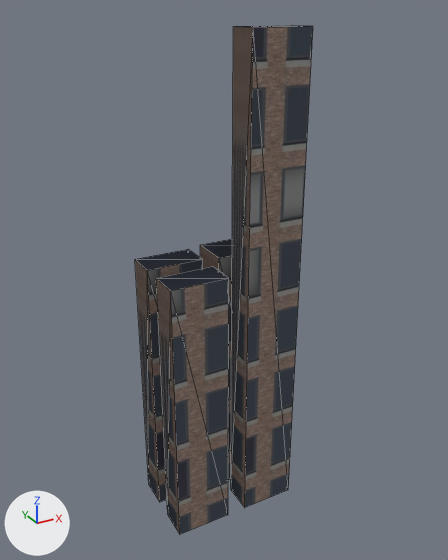
The glTF model assets/models/city_block_12345_6_11.glb as it was, and as the next commit left it.
Before and after are seen from a 50 mm camera at (-7.52, -14.07, 14.41) aimed at (0.28, 0.12, 7.32). Every picture has the same lights, and +X, +Y and +Z are marked at lower left. The older version comes first. Mesh edges are drawn as thin lines. Vertices at exactly the same position are counted once.

In view in the first picture: 'block_11'.
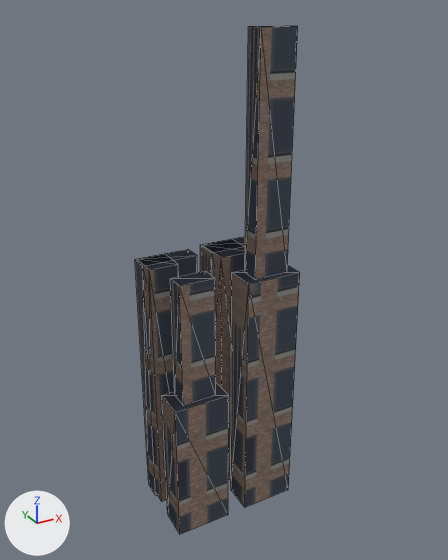
Where the change shows, as pixel boxes (x1, y1, x2, y2) in the pictures (448 x 560 px; the box of a moved part takes in the faces that stretch with it):
'block_11', reshaped (7% narrower): before (135, 26, 313, 534); after (135, 26, 300, 534)
part 1 of me_block_11, added: after (139, 254, 179, 502)
part 2 of me_block_11, added: after (170, 271, 216, 405)
part 3 of me_block_11, added: after (202, 239, 245, 480)
part 4 of me_block_11, added: after (245, 26, 298, 280)
part 5 of me_block_11, moved or reshaped: before (135, 26, 313, 513); after (135, 237, 300, 513)
part 6 of me_block_11, surface changed: before (135, 247, 219, 502); after (135, 247, 212, 496)

The change, as a list of edits to the scene's bpy script:
```text
Change me_block_11:
    used by ob_block_11; location = (0.0, 0.0, 0.0)
    remove me_block_11.from_pydata(...)  # 32 vertices, 48 faces; spans x -1.95..2.1, y -1.2..1.35, z 0.0..14.0
    add me_block_11.from_pydata(...)  # 64 vertices, 96 faces; spans x -1.95..2.1, y -1.2..1.35, z 0.0..14.0
    me_block_11 part 1: a new loose piece, a box spanning x -1.89..-1.04, y 0.3..1.2, z 0.0..8.0, in mat_tier1 (picture img_image_0)
    me_block_11 part 2: a new loose piece, a box spanning x -1.64..-0.61, y -1.03..-0.47, z 4.4..8.0, in mat_tier1_001 (picture img_image_0)
    me_block_11 part 3: a new loose piece, a box spanning x 0.21..1.22, y 0.15..1.35, z 0.0..8.0, in mat_tier1_002 (picture img_image_0)
    me_block_11 part 4: a new loose piece, a box spanning x 0.61..1.64, y -1.03..-0.47, z 7.7..14.0, in mat_tier1_003 (picture img_image_0)
    me_block_11 part 5
    8 vertices are removed from x -1.95..1.95, y -1.2..-0.3, z 8.0..14.0
    20 faces are deleted
    4 vertices in x -1.95..-0.3, y 0.3, z 0.0..8.0 move by (0.0, 0.34, 0.0)
    4 vertices in x 0.15..2.1, y 0.15, z 0.0..8.0 move by (0.0, 0.46, 0.0)
    8 vertices are added at x -1.95..1.95, y -1.2..-0.3, z 4.4..7.7
    10 new faces join them, mat_tier1_001 (picture img_image_0)
    10 new faces join them, mat_tier1_003 (picture img_image_0)
    me_block_11 part 6: 7 kept faces spanning x -1.95..2.1, y 0.61..1.35, z 0.0..8.0 get new texture (UV) coordinates
```
